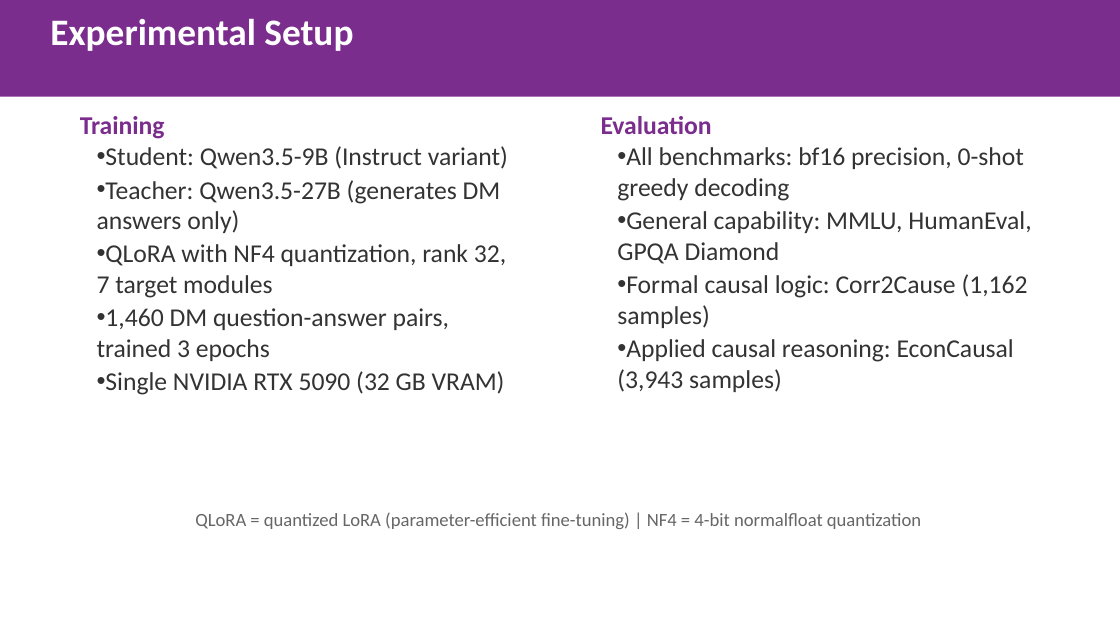
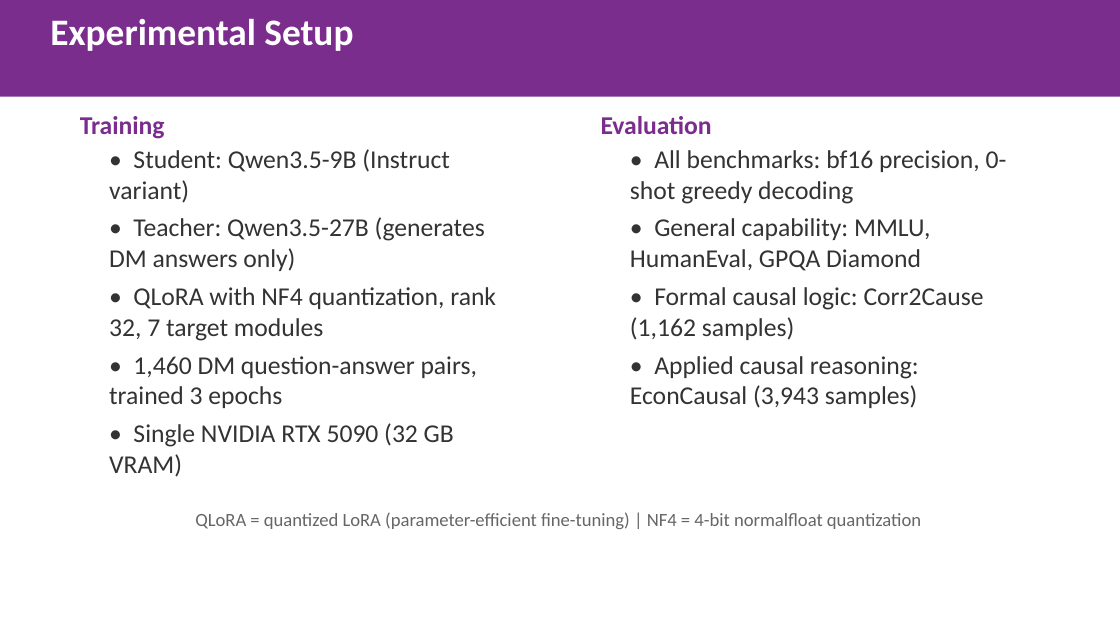
Before and after one commit to gbangban/ai-ideology-study, a slide deck: slide 4 of paper/iclr2026/iclr2026_spotlight.pptx. Drawn at 1120x630 pixels with LibreOffice and Linux fonts; fonts in the diff are those of the drawing. Boxes give left, top, right and bottom in pixels: in the first picture for what was removed or moved away, otherwise in the second. Text is boxed around its words. In the diff, an @@ line names an element or a change of style, - is before the commit and + after.

```diff
--- a/paper/iclr2026/iclr2026_spotlight.pptx
+++ b/paper/iclr2026/iclr2026_spotlight.pptx
@@ text at [109,149,496,477]: text changed @@
-• Student: Qwen3.5-9B (Instruct variant)
-• Teacher: Qwen3.5-27B (generates DM answers only)
-• QLoRA with NF4 quantization, rank 32, 7 target modules
-• 1,460 DM question-answer pairs, trained 3 epochs
-• Single NVIDIA RTX 5090 (32 GB VRAM)
+• Student: Qwen3.5-9B (Instruct variant)
+• Teacher: Qwen3.5-27B (generates DM answers only)
+• QLoRA with NF4 quantization, rank 32, 7 target modules
+• 1,460 DM question-answer pairs, trained 3 epochs
+• Single NVIDIA RTX 5090 (32 GB VRAM)
@@ text at [630,150,1007,408]: text changed @@
-• All benchmarks: bf16 precision, 0-shot greedy decoding
-• General capability: MMLU, HumanEval, GPQA Diamond
-• Formal causal logic: Corr2Cause (1,162 samples)
-• Applied causal reasoning: EconCausal (3,943 samples)
+• All benchmarks: bf16 precision, 0-shot greedy decoding
+• General capability: MMLU, HumanEval, GPQA Diamond
+• Formal causal logic: Corr2Cause (1,162 samples)
+• Applied causal reasoning: EconCausal (3,943 samples)
```
Also in this commit, not shown: 7 other slides changed, 1 other file.
